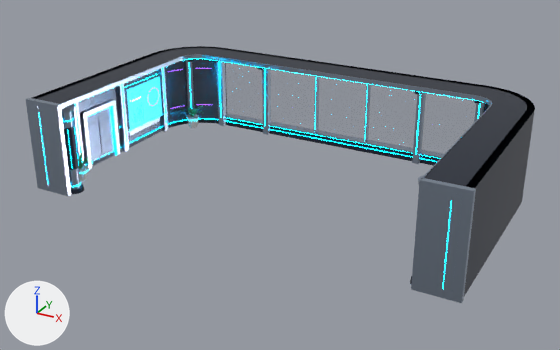
An edit to the glTF model assets/models/environment/shell.glb, drawn before and after from the same camera.
Before and after are seen from a 50 mm camera at (16.3, -29.5, 15.7) aimed at (-0.1, 0.3, 0.8). The axes (+X, +Y, +Z) are drawn at lower left. The lights are the same throughout. The picture after the commit comes second.

The older version as bpy lines, for what is in view:
```python
ob_door = bpy.data.objects.new('Door', me_door)
ob_door.location = (0.0, 0.0, 0.0)
ob_glass = bpy.data.objects.new('Glass', me_glass)
ob_glass.location = (0.0, 0.0, 0.0)
ob_holo = bpy.data.objects.new('Holo', me_holo)
ob_holo.location = (0.0, 0.0, 0.0)
ob_pillars = bpy.data.objects.new('Pillars', me_pillars)
ob_pillars.location = (0.0, 0.0, 0.0)
ob_plants = bpy.data.objects.new('Plants', me_plants)
ob_plants.location = (0.0, 0.0, 0.0)
ob_walls = bpy.data.objects.new('Walls', me_walls)
ob_walls.location = (0.0, 0.0, 0.0)
```
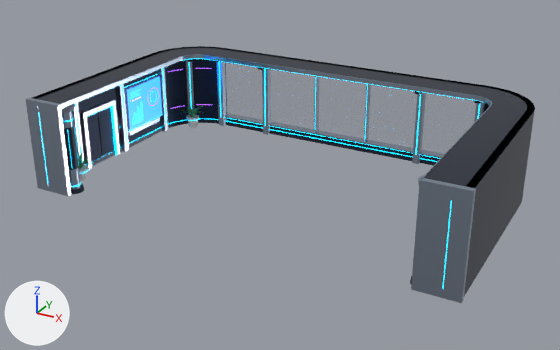
Patch to the scene script:
```diff
--- a/assets/models/environment/shell.glb.py
+++ b/assets/models/environment/shell.glb.py
@@ mat_glowcyan @@
 mat_glowcyan.emission_color = (0.0, 0.62, 1.0)  # cyan #00ceff
-mat_glowcyan.emission_strength = 9.0
+mat_glowcyan.emission_strength = 2.8
@@ mat_panel @@
 mat_panel = principled_material('Panel')
-mat_panel.base_color = (0.1, 0.13, 0.2)  # dark blue #59657c
+mat_panel.base_color = (0.006, 0.0159, 0.0513)  # dark blue #122240
 mat_panel.metallic = 0.7
-mat_panel.roughness = 0.24
+mat_panel.roughness = 0.45
@@ mat_holo @@
 mat_holo.alpha = 0.35
-mat_holo.emission_color = (0.05, 0.7, 1.0)  # cyan #3fdaff
+mat_holo.emission_color = (0.03, 0.24, 1.0)  # blue #3086ff
 mat_holo.emission_strength = 4.0
```

Boxes [x1, y1, x2, y2] around the edits, measured in the pictures (560 x 350 px):
'Walls', surface changed, recoloured
    both: [35, 53, 493, 292]
'Door', surface changed, recoloured (darker)
    both: [80, 99, 120, 170]
'Holo', surface changed, recoloured
    both: [124, 73, 162, 136]
'Pillars', surface changed
    both: [62, 104, 84, 192]
'Plants', surface changed
    both: [78, 106, 204, 181]
